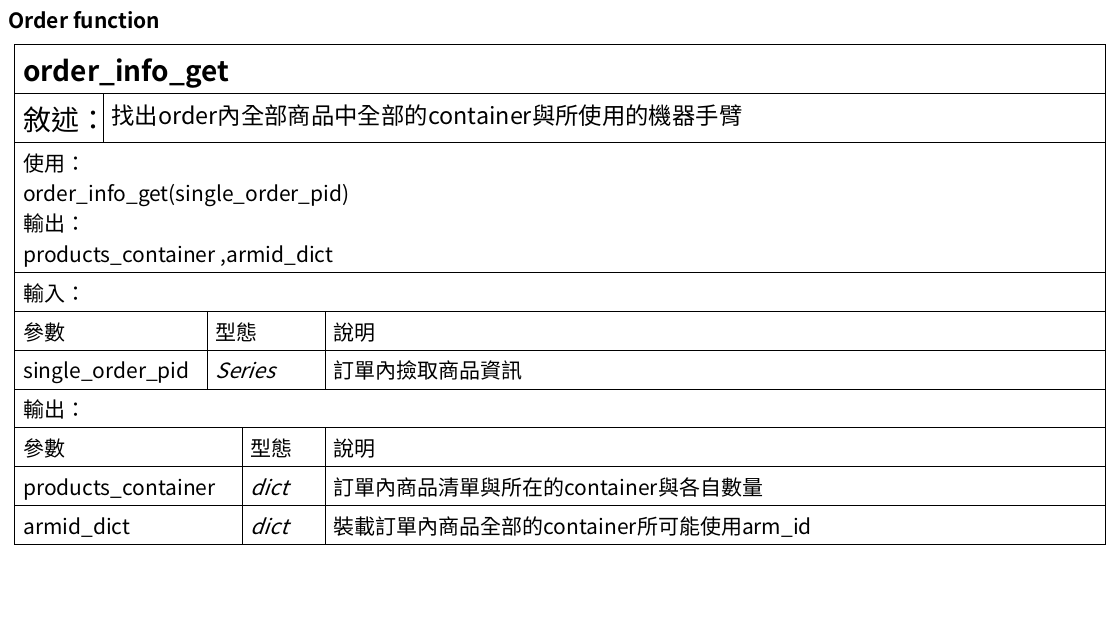
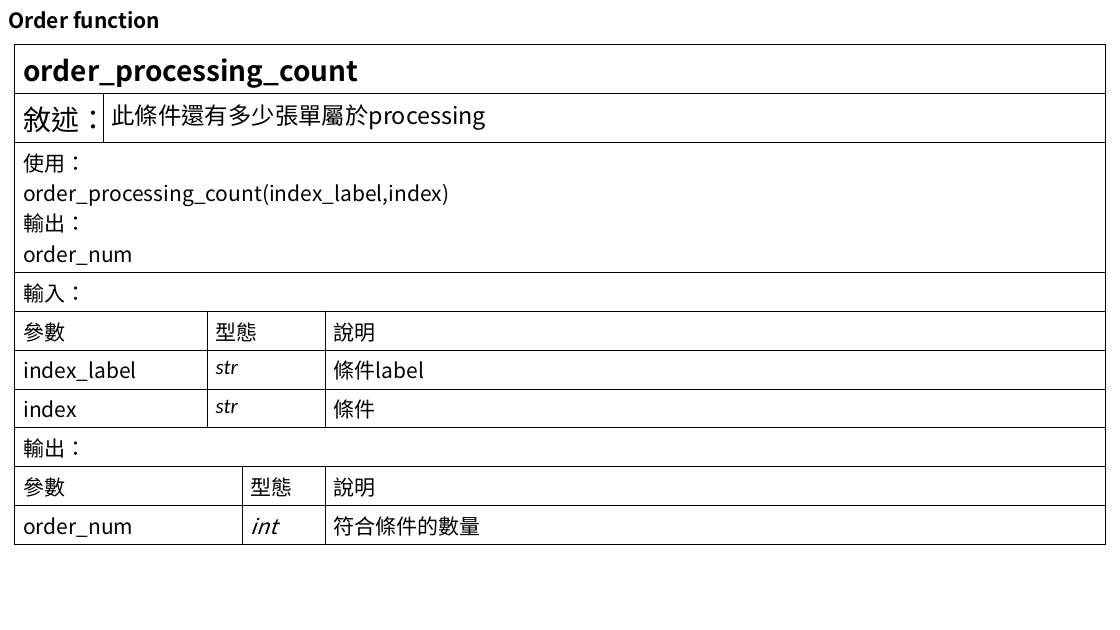
Before and after one commit to ethan1226/asrs_ofai, a slide deck: slide 18 of flowchart.pptx (slide 13 before the commit). Drawn at 1120x630 pixels with LibreOffice and Linux fonts; fonts in the diff are those of the drawing. Boxes give left, top, right and bottom in pixels: in the first picture for what was removed or moved away, otherwise in the second. Text is boxed around its words. In the diff, an @@ line names an element or a change of style, - is before the commit and + after.

```diff
--- a/flowchart.pptx
+++ b/flowchart.pptx
@@ table at [15, 45, 1106, 541] @@
-row 1, column 1: order_info_get
+row 1, column 1: order_processing_count
-row 2, column 2: 找出order內全部商品中全部的container與所使用的機器手臂
+row 2, column 2: 此條件還有多少張單屬於processing
-row 3, column 1: 使用： / order_info_get(single_order_pid) / 輸出： / products_container ,armid_dict
+row 3, column 1: 使用： / order_processing_count(index_label,index) / 輸出： / order_num
-row 6: single_order_pid |  | Series |  | 訂單內撿取商品資訊
+row 6: index_label |  | str |  | 條件label
+row 7: index |  | str |  | 條件
-row 9: products_container |  |  | dict | 訂單內商品清單與所在的container與各自數量
-row 10: armid_dict |  |  | dict | 裝載訂單內商品全部的container所可能使用arm_id
+row 10: order_num |  |  | int | 符合條件的數量
```
Also in this commit, not shown: 10 other slides changed, 16 slides added, 4 slides removed.
